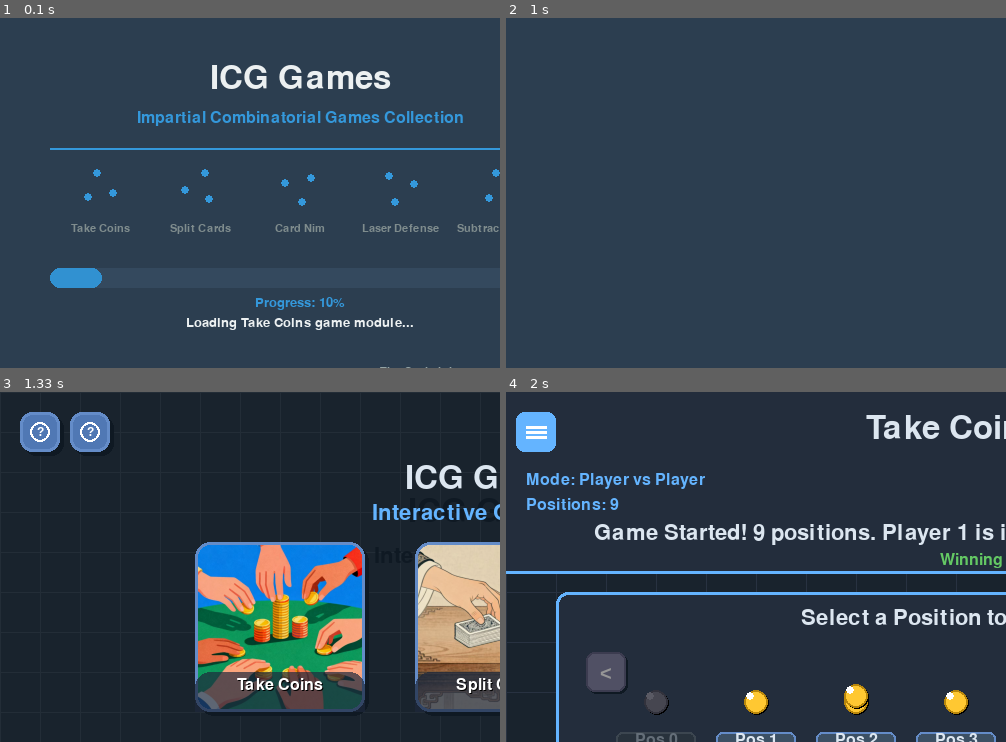
Above: before the commit, frames 1-4 (two rows, left to right).
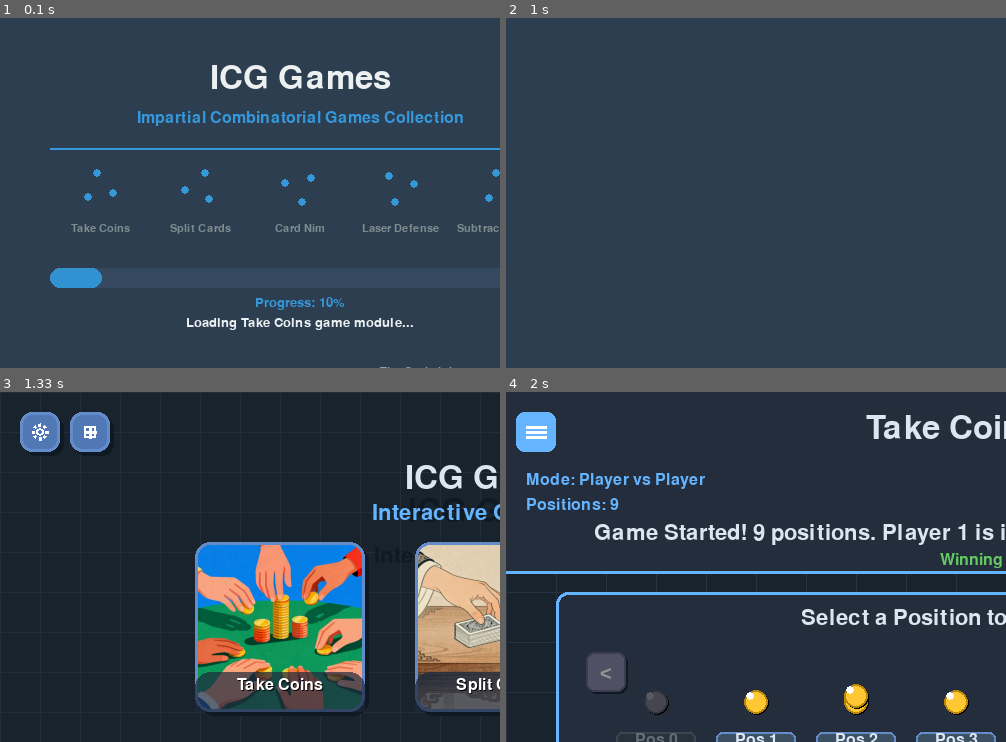
Above: after the commit, the same moments.

Repository: JieteXue/ICG-Games
Game: pygame game, started from src/main.py
Two runs of this game, one before a commit and one after it. Both use one fixed random seed, a clock stepped at 60 frames per second and the inputs below.
Inputs:
- Up to frame 1 (0.1 s): no input
- Up to frame 2 (1 s): tap Space at 0.33 s; tap S at 0.67 s
- Up to frame 3 (1.33 s): tap S at 1 s
- Up to frame 4 (2 s): click "Take Coins" at 1.38 s; click "Player vs Player" at 1.72 s
The pictures show only the part of the screen within x 0-50%, y 0-50%; the shares and areas given below are measured in that part.

Frames 1-2 are identical in both runs. In frame 3, 0.3% of the frame differs, in the area x 6-20%, y 8-15%; in frame 4, nothing differs.

Commit message:
fix_buttons

Diff:
--- a/src/utils/icon_renderer.py
+++ b/src/utils/icon_renderer.py
@@ -4,6 +4,7 @@
 """
 
 import pygame
+import math
 
 class IconRenderer:
     """Renders simple icons using pygame drawing functions"""
@@ -121,6 +122,95 @@
                         (size//2 - size//8, size*2//3,
                          size//4, size//6),
                          2, border_radius=size//16)
+
+        return surface
+
+    @staticmethod
+    def render_settings_icon(size=32, color=(255, 255, 255)):
+        """Render a settings/gear icon"""
+        surface = pygame.Surface((size, size), pygame.SRCALPHA)
+
+        # Draw gear
+        center = (size // 2, size // 2)
+        radius = size // 3
+
+        # Draw gear center circle
+        pygame.draw.circle(surface, color, center, radius // 2, 2)
+
+        # Draw gear teeth
+        for i in range(8):
+            angle = i * math.pi / 4
+            # Outer points
+            outer_radius = radius
+            x1 = center[0] + outer_radius * math.cos(angle)
+            y1 = center[1] + outer_radius * math.sin(angle)
+
+            # Inner points
+            inner_radius = radius * 0.7
+            x2 = center[0] + inner_radius * math.cos(angle)
+            y2 = center[1] + inner_radius * math.sin(angle)
+
+            # Draw gear tooth as a small rectangle
+            tooth_width = size // 12
+            pygame.draw.polygon(surface, color, [
+                (x1 - tooth_width//2 * math.cos(angle + math.pi/2),
+                 y1 - tooth_width//2 * math.sin(angle + math.pi/2)),
+                (x1 + tooth_width//2 * math.cos(angle + math.pi/2),
+                 y1 + tooth_width//2 * math.sin(angle + math.pi/2)),
+                (x2 + tooth_width//2 * math.cos(angle + math.pi/2),
+                 y2 + tooth_width//2 * math.sin(angle + math.pi/2)),
+                (x2 - tooth_width//2 * math.cos(angle + math.pi/2),
+                 y2 - tooth_width//2 * math.sin(angle + math.pi/2))
+            ])
+
+        return surface
+
+    @staticmethod
+    def render_gift_icon(size=32, color=(255, 255, 255)):
+        """Render a gift/box icon"""
+        surface = pygame.Surface((size, size), pygame.SRCALPHA)
+
+        # Draw gift box
+        box_width = size // 2
+        box_height = size // 2
+        box_x = (size - box_width) // 2
+        box_y = (size - box_height) // 2
+
+        # Draw box
+        pygame.draw.rect(surface, color,
+                        (box_x, box_y, box_width, box_height),
+                        2, border_radius=size//16)
+
+        # Draw ribbon
+        # Horizontal ribbon
+        pygame.draw.line(surface, color,
+                        (box_x, box_y + box_height//2),
+                        (box_x + box_width, box_y + box_height//2), 3)
+
+        # Vertical ribbon
+        pygame.draw.line(surface, color,
+                        (box_x + box_width//2, box_y),
+                        (box_x + box_width//2, box_y + box_height), 3)
+
+        # Draw ribbon bow in center
+        center_x = box_x + box_width // 2
+        center_y = box_y + box_height // 2
+        bow_size = size // 8
+
+        # Left bow loop
+        pygame.draw.ellipse(surface, color,
+                           (center_x - bow_size - bow_size//2,
+                            center_y - bow_size//2,
+                            bow_size, bow_size))
+
+        # Right bow loop
+        pygame.draw.ellipse(surface, color,
+                           (center_x + bow_size//2,
+                            center_y - bow_size//2,
+                            bow_size, bow_size))
+
+        # Center knot
+        pygame.draw.circle(surface, color, (center_x, center_y), bow_size//3)
 
         return surface
 
@@ -136,7 +226,10 @@
             'game': IconRenderer.render_game_icon,
             'controls': IconRenderer.render_controls_icon,
             'game_small': lambda s, c: IconRenderer.render_game_icon(s*3//4, c),
-            'control_small': lambda s, c: IconRenderer.render_controls_icon(s*3//4, c)
+            'control_small': lambda s, c: IconRenderer.render_controls_icon(s*3//4, c),
+            # 新增图标映射
+            'settings': IconRenderer.render_settings_icon,
+            'gift': IconRenderer.render_gift_icon,
         }
 
         if icon_name in icon_map:
